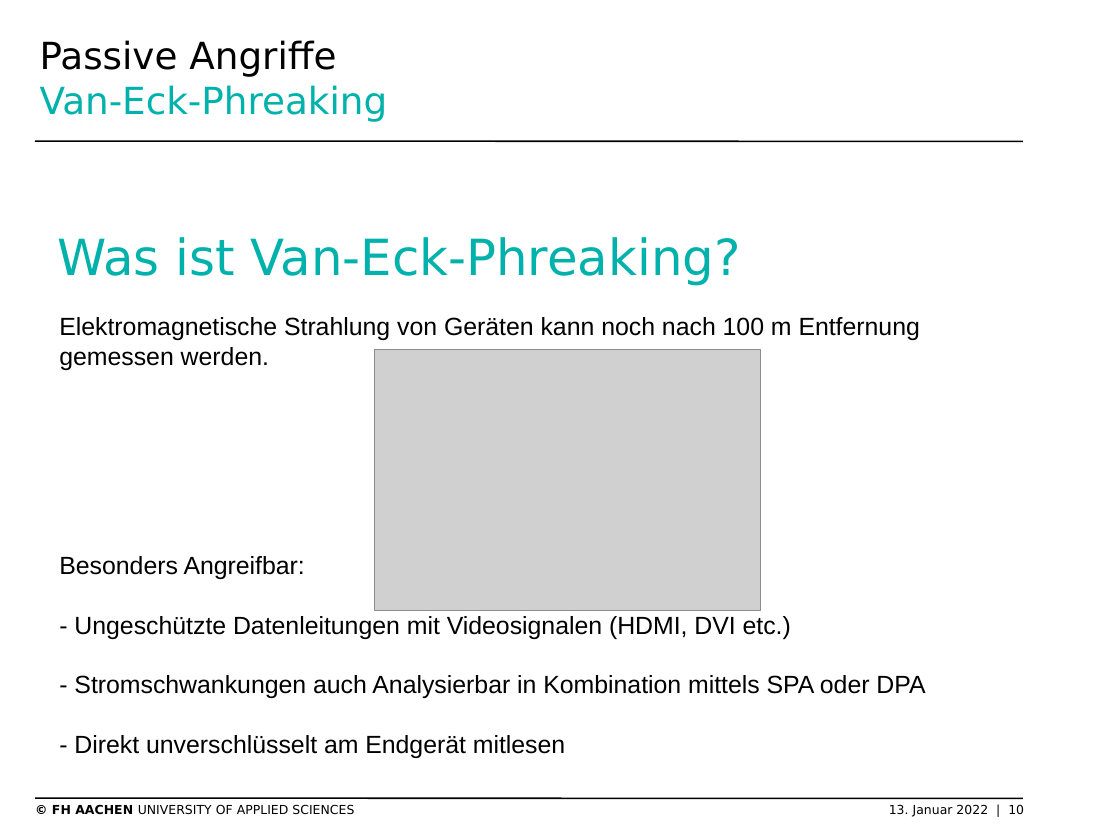
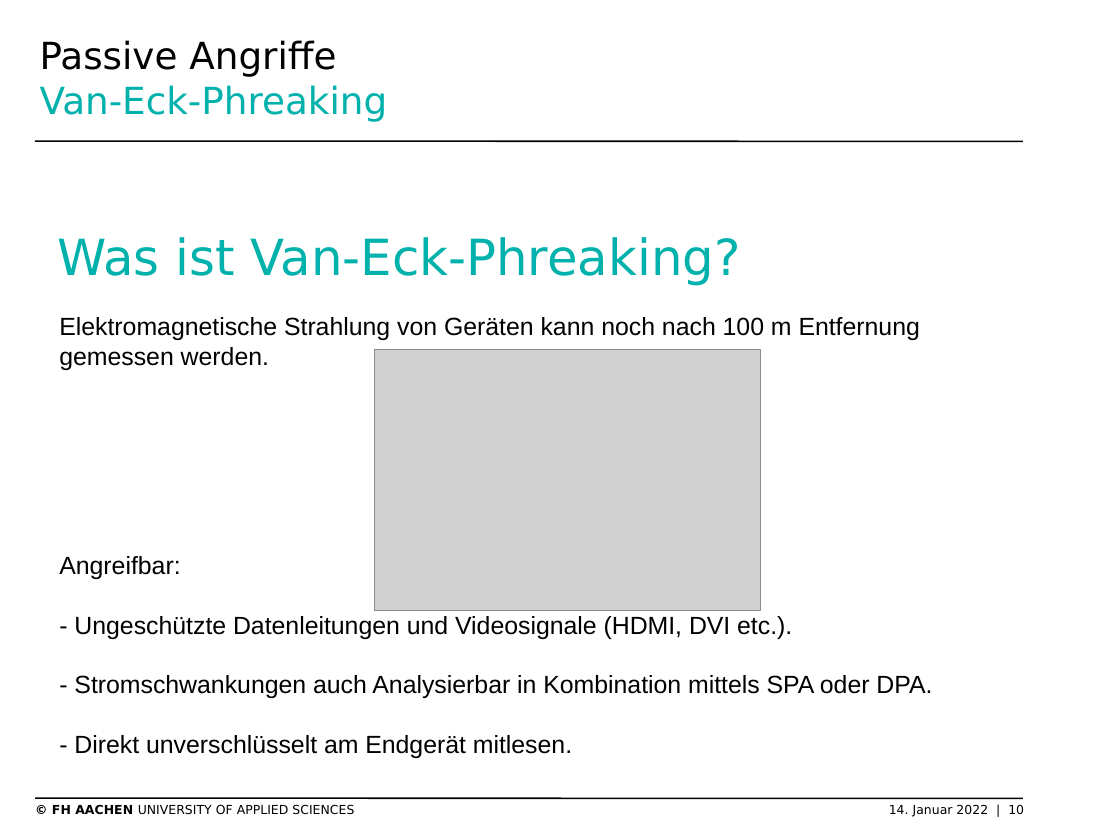
Before and after one commit to SchmickHub/Bachmann---Dahlhaus, a slide deck: slide 10 of HSM Mick(müssen noch zusammengefügt werden).pptx. Drawn at 1120x840 pixels with LibreOffice and Linux fonts; fonts in the diff are those of the drawing; grey boxes stand for pictures; background and template pictures are left out. Boxes give left, top, right and bottom in pixels: in the first picture for what was removed or moved away, otherwise in the second. Text is boxed around its words. In the diff, an @@ line names an element or a change of style, - is before the commit and + after.

```diff
--- a/HSM Mick(müssen noch zusammengefügt werden).pptx
+++ b/HSM Mick(müssen noch zusammengefügt werden).pptx
@@ text at [59,556,932,758]: text changed @@
-Besonders Angreifbar:
-- Ungeschützte Datenleitungen mit Videosignalen (HDMI, DVI etc.)
-- Stromschwankungen auch Analysierbar in Kombination mittels SPA oder DPA
-- Direkt unverschlüsselt am Endgerät mitlesen
+Angreifbar:
+- Ungeschützte Datenleitungen und Videosignale (HDMI, DVI etc.).
+- Stromschwankungen auch Analysierbar in Kombination mittels SPA oder DPA.
+- Direkt unverschlüsselt am Endgerät mitlesen.
@@ text at [52,804,1024,817]: text changed @@
-© FH AACHEN UNIVERSITY OF APPLIED SCIENCES 13. Januar 2022 | 10
+© FH AACHEN UNIVERSITY OF APPLIED SCIENCES 14. Januar 2022 | 10
```
Also in this commit, not shown: 5 other slides changed.
